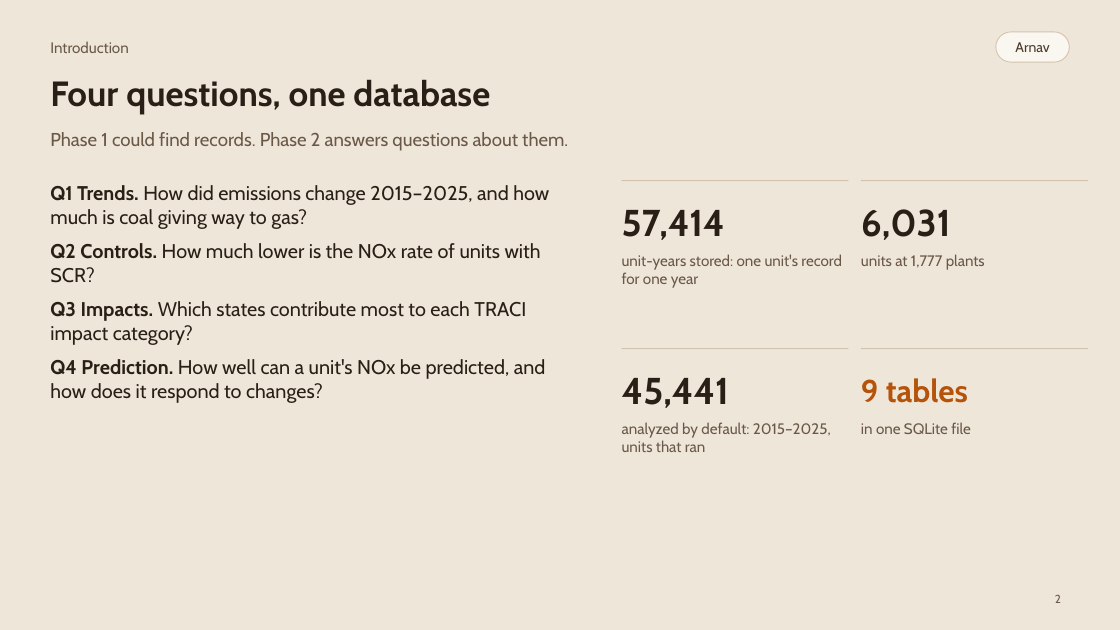
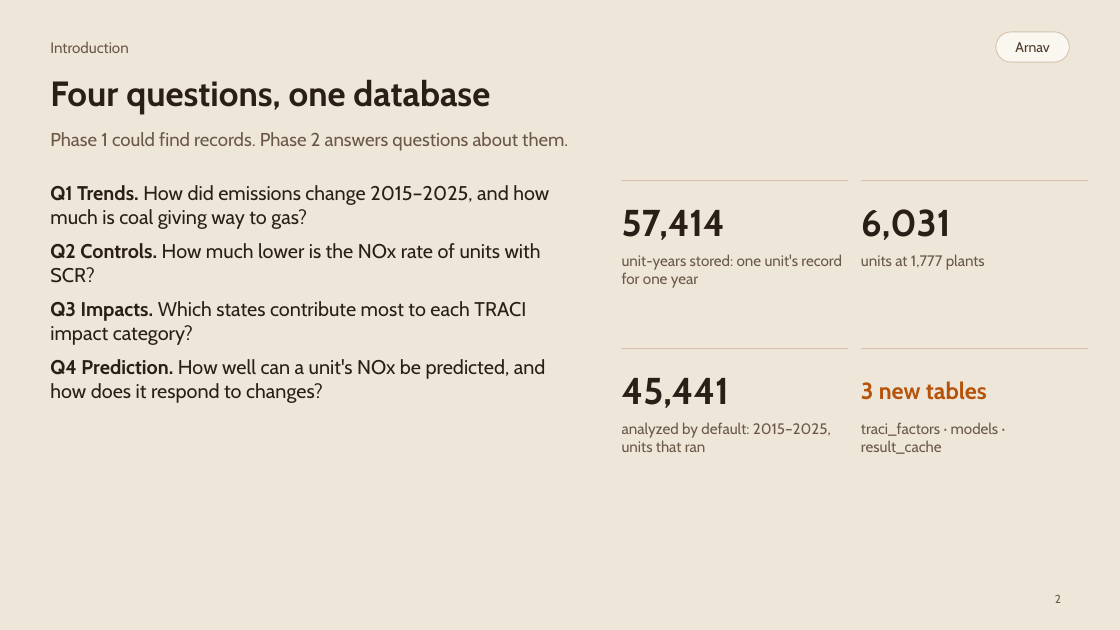
Before and after one commit to raajbanga/epaData, a slide deck: slide 2 of report/phase2/slides/epaData-slides.pptx. Drawn at 1120x630 pixels with LibreOffice and Linux fonts; fonts in the diff are those of the drawing. Boxes give left, top, right and bottom in pixels: in the first picture for what was removed or moved away, otherwise in the second. Text is boxed around its words. In the diff, an @@ line names an element or a change of style, - is before the commit and + after.

Commit message:
docs(slides): focus the deck on Phase 2
- New slides: what Phase 2 added, the three new tables, the analysis query
- Drop the import and Phase 1 index slides; cut corner-case slides
- Main bugs instead of what was hard; no date line or footer
- GitHub link with the leaf icon; code blocks sized to their text

```diff
--- a/report/phase2/slides/epaData-slides.pptx
+++ b/report/phase2/slides/epaData-slides.pptx
@@ text at box(861, 381, 987, 400): text changed; size 27 to 20 pt @@
-9 tables
+3 new tables
@@ text at box(861, 422, 999, 454): text changed @@
-in one SQLite file
+traci_factors · models · result_cache
```
Also in this commit, not shown: 5 other slides changed, 3 slides added, 4 slides removed, 3 other files.
